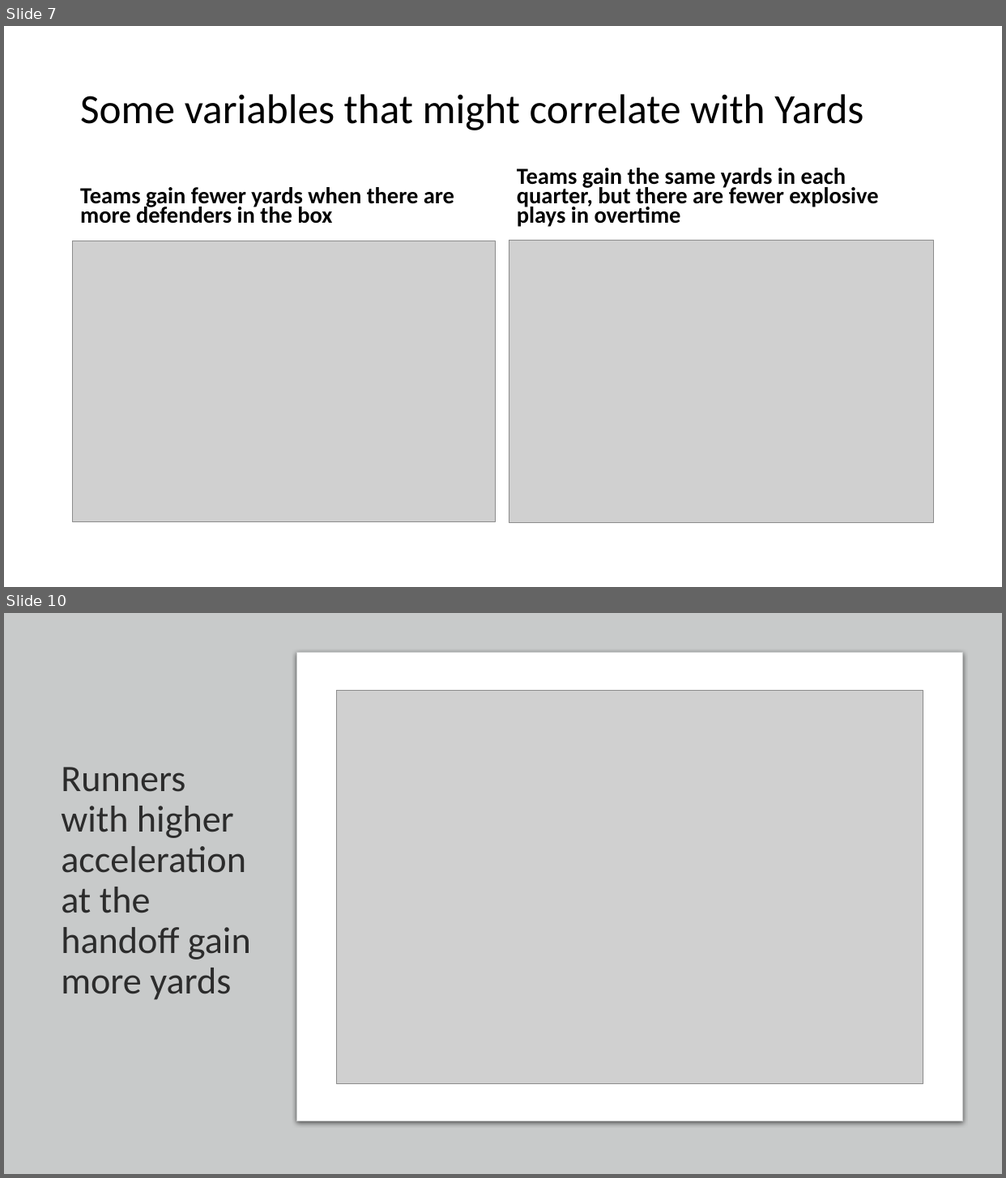
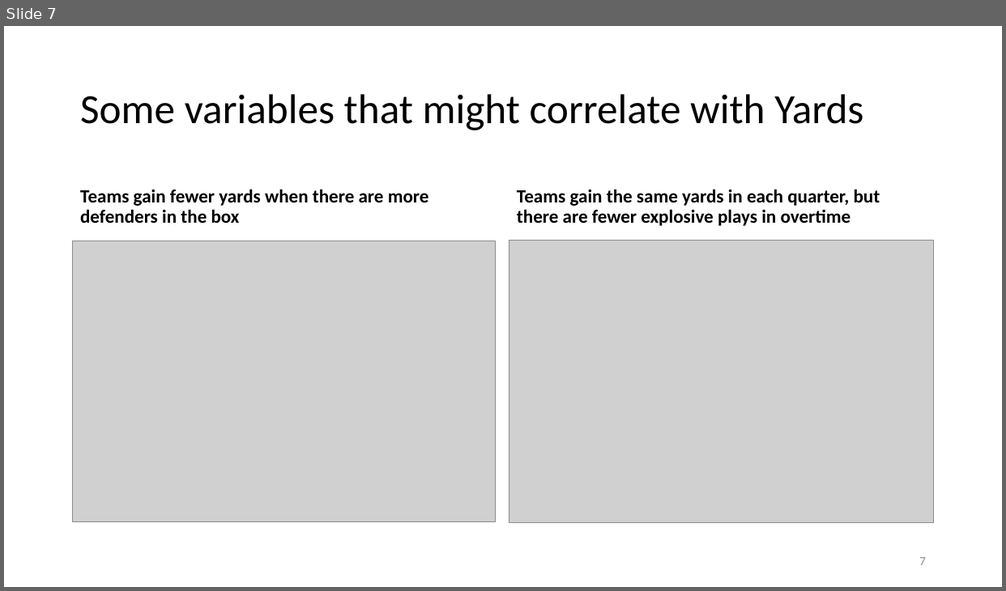
Before and after one commit to ted091020/Capstone-Project, a slide deck: EDA.pptx. Shown one above the other, each under a label of ours: slides 7 and 10 before the commit, slide 7 after it; the slides between them are not shown. The pictures are 1006x1178 and 1006x591 pixels, drawn with LibreOffice and Linux fonts; fonts in the diff are those of the drawing; grey boxes stand for pictures. Boxes give left, top, right and bottom in pixels: in the first picture for what was removed or moved away, otherwise in the second. Text is boxed around its words. In the diff, an @@ line names an element or a change of style, - is before the commit and + after.

```diff
--- a/EDA.pptx
+++ b/EDA.pptx
@@ slide 10 removed at <box>4,613,1002,1174</box>, background #E7E6E6 @@
@@ rectangle removed at <box>4,613,1002,1174</box> @@
@@ rounded rectangle removed at <box>297,653,963,1122</box> @@
@@ picture removed at <box>336,690,923,1084</box> @@
@@ title removed at <box>61,767,251,1000</box> @@
-Runners with higher acceleration at the handoff gain more yards
@@ slide 7 changed as well @@
@@ text "Teams gain fewer yards when ..." at <box>80,189,429,223</box>: size 22.2 to 18 pt; line spacing 0.7 to 0.9 @@
@@ text "Teams gain the same yards ..." at <box>517,189,880,226</box>: size 22.2 to 18 pt; line spacing 0.7 to 0.9 @@
@@ page number added at <box>919,557,926,565</box>, 12 pt, text #8C8C8C @@
+7
```
Also in this commit, not shown: 14 other slides changed, 3 slides added, 3 other slides removed.
